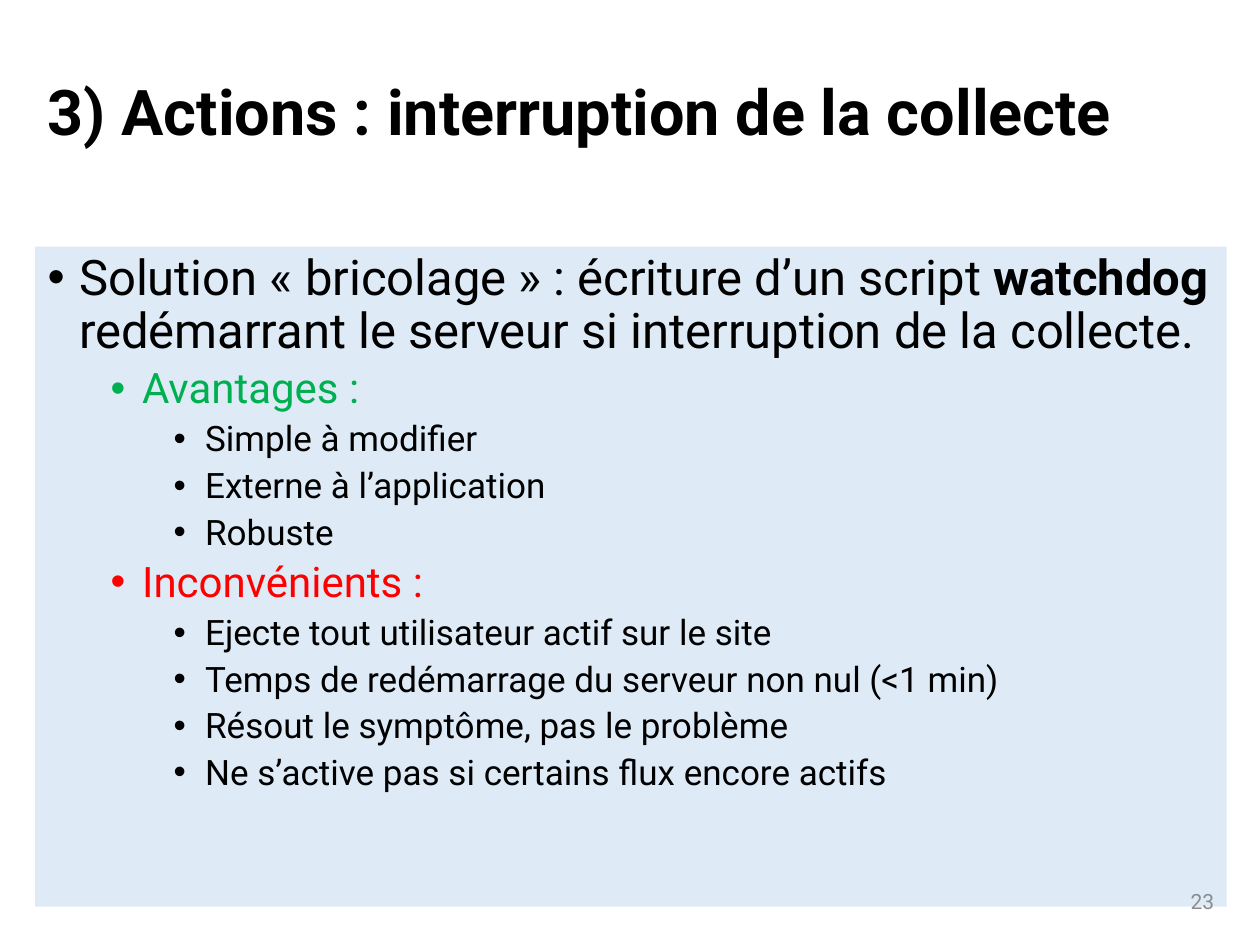
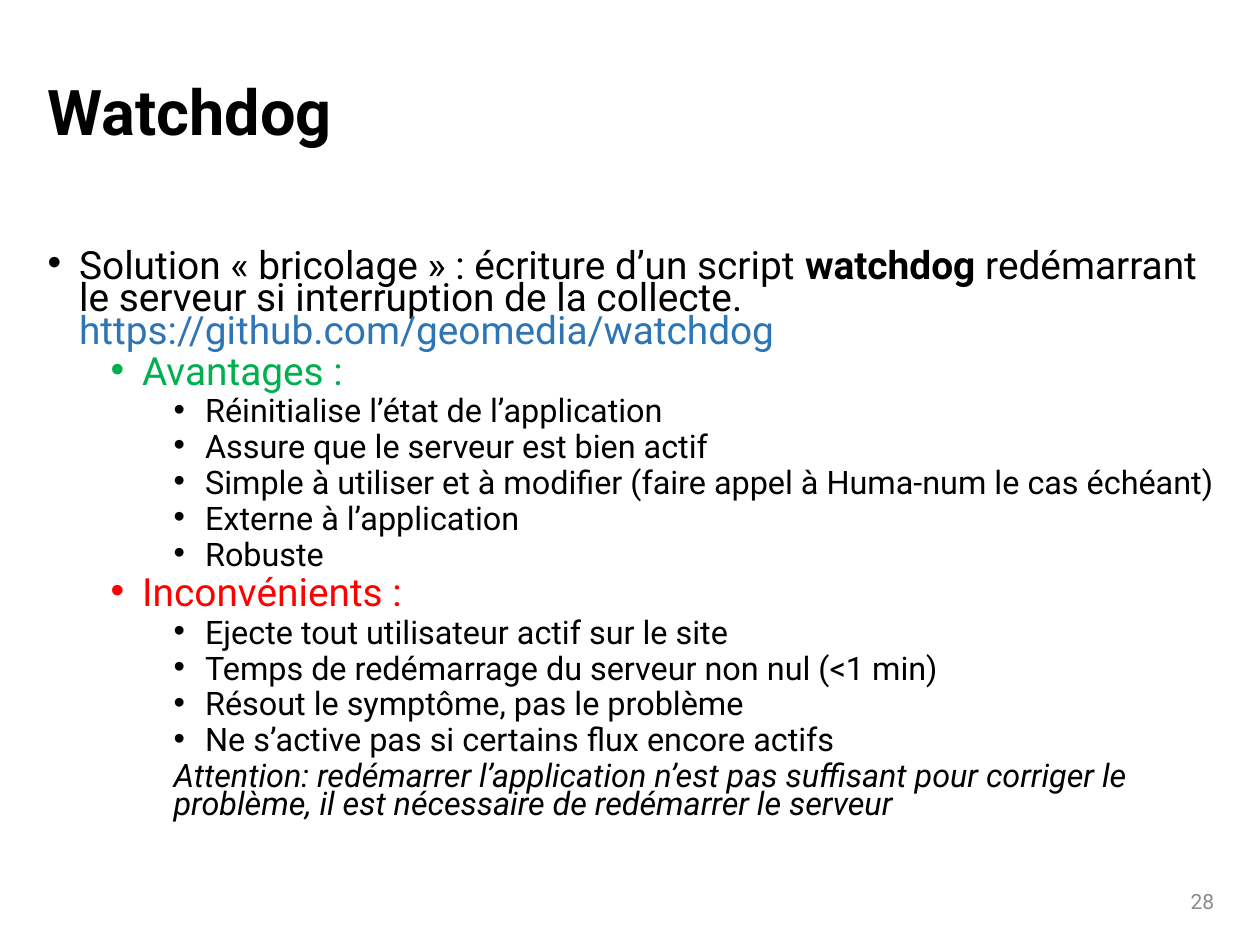
Before and after one commit to dosi-slides/2015_10_geomedia, a slide deck: slide 28 of slides.pptx (slide 23 before the commit). Drawn at 1260x945 pixels with LibreOffice and Linux fonts; fonts in the diff are those of the drawing. Boxes give left, top, right and bottom in pixels: in the first picture for what was removed or moved away, otherwise in the second. Text is boxed around its words. In the diff, an @@ line names an element or a change of style, - is before the commit and + after.

```diff
--- a/slides.pptx
+++ b/slides.pptx
@@ title at [48, 87, 332, 148]: text changed @@
-3) Actions : interruption de la collecte
+Watchdog
@@ text "Solution « bricolage » : ...": place and size @@
-text "Solution « bricolage » : ..." at [35, 247, 1227, 907]
+text "Solution « bricolage » : ..." at [79, 250, 1213, 822]
@@ text "Solution « bricolage » : ..." at [79, 250, 1213, 822]: fill #DEEBF7 to none @@
@@ text at [79, 250, 1197, 352]: text changed; size 28 to 22.2 pt @@
-• Solution « bricolage » : écriture d’un script watchdog redémarrant le serveur si interruption de la collecte.
+  • Solution « bricolage » : écriture d’un script watchdog redémarrant le serveur si interruption de la collecte. https://github.com/geomedia/watchdog
@@ text at [142, 350, 937, 758]: size 24 to 22.2 pt in "Avantages :", "Inconvénients :"; size 20 to 18.5 pt in "Externe à l’application", "Robuste", "Ejecte tout utilisateur actif sur le site", "Temps de redémarrage du serveur non nul ..." and 2 more places; line spacing 0.9 to 0.7 @@
@@ text at [205, 397, 1213, 501]: text changed; size 20 to 18.5 pt @@
-    • Simple à modifier
+    • Réinitialise l’état de l’application
+    • Assure que le serveur est bien actif
+    • Simple à utiliser et à modifier (faire appel à Huma-num le cas échéant)
@@ text at [174, 762, 1126, 822]: paragraph added @@
+    Attention: redémarrer l’application n’est pas suffisant pour corriger le problème, il est nécessaire de redémarrer le serveur
@@ page number at [1191, 894, 1215, 909]: text changed @@
-23
+28
```
Also in this commit, not shown: 18 other slides changed, 20 slides added, 5 slides removed, 1 other file.
